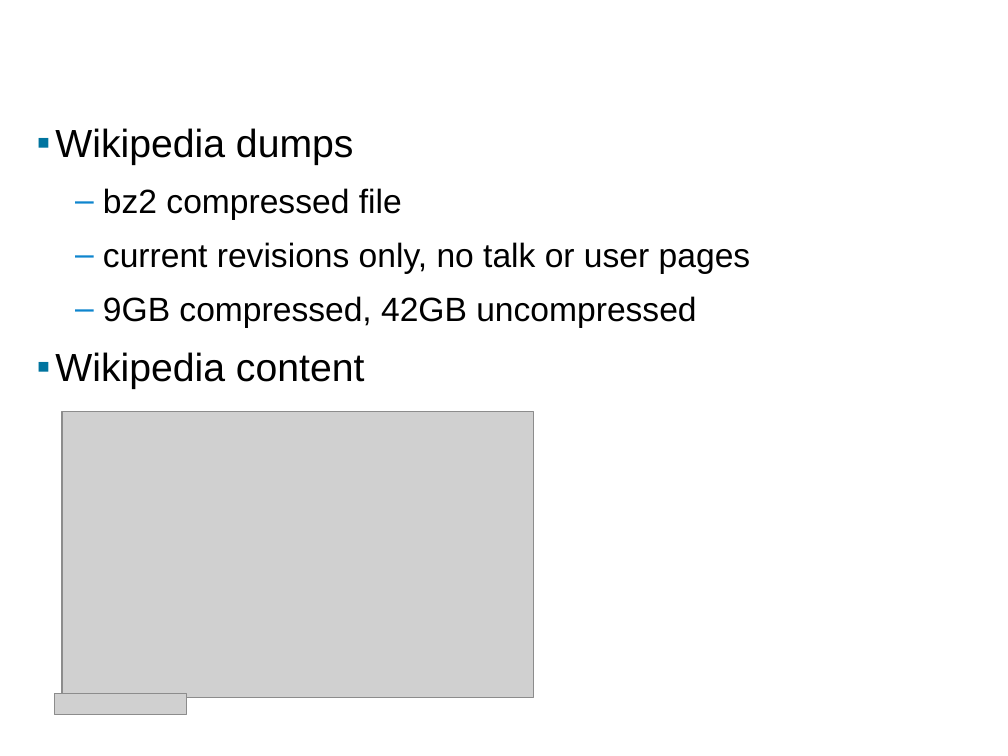
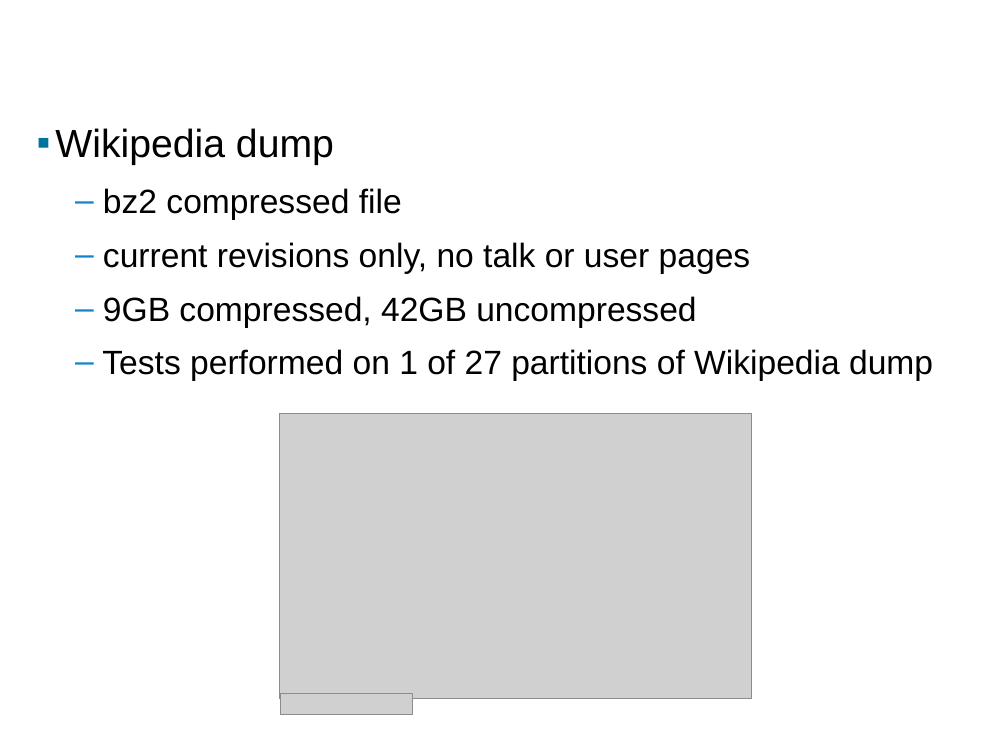
Before and after one commit to seweissman/wikiduper, a slide deck: slide 5 of presentation/NearDupDetectionWikipedia.pptx. Drawn at 1008x756 pixels with LibreOffice and Linux fonts; fonts in the diff are those of the drawing; grey boxes stand for pictures; background and template pictures are left out. Boxes give left, top, right and bottom in pixels: in the first picture for what was removed or moved away, otherwise in the second. Text is boxed around its words. In the diff, an @@ line names an element or a change of style, - is before the commit and + after.

```diff
--- a/presentation/NearDupDetectionWikipedia.pptx
+++ b/presentation/NearDupDetectionWikipedia.pptx
@@ text at <box>55,128,334,165</box>: text changed @@
-▪ Wikipedia dumps
+▪ Wikipedia dump
@@ text at <box>102,349,933,381</box>: text changed; size 28 to 24 pt @@
-▪ Wikipedia content
+  – Tests performed on 1 of 27 partitions of Wikipedia dump
@@ picture: place and size @@
-picture at <box>62,412,534,698</box>
+picture at <box>279,413,751,699</box>
@@ picture: place and size @@
-picture at <box>54,694,186,716</box>
+picture at <box>280,694,412,716</box>
```
Also in this commit, not shown: 7 other slides changed, 2 slides added, 3 slides removed.
